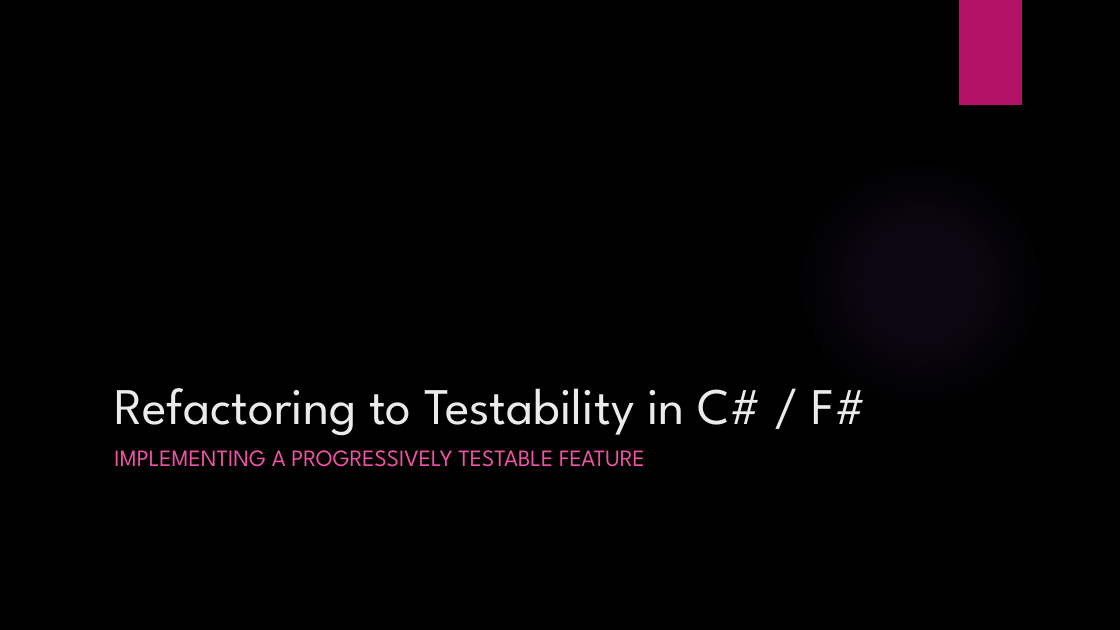
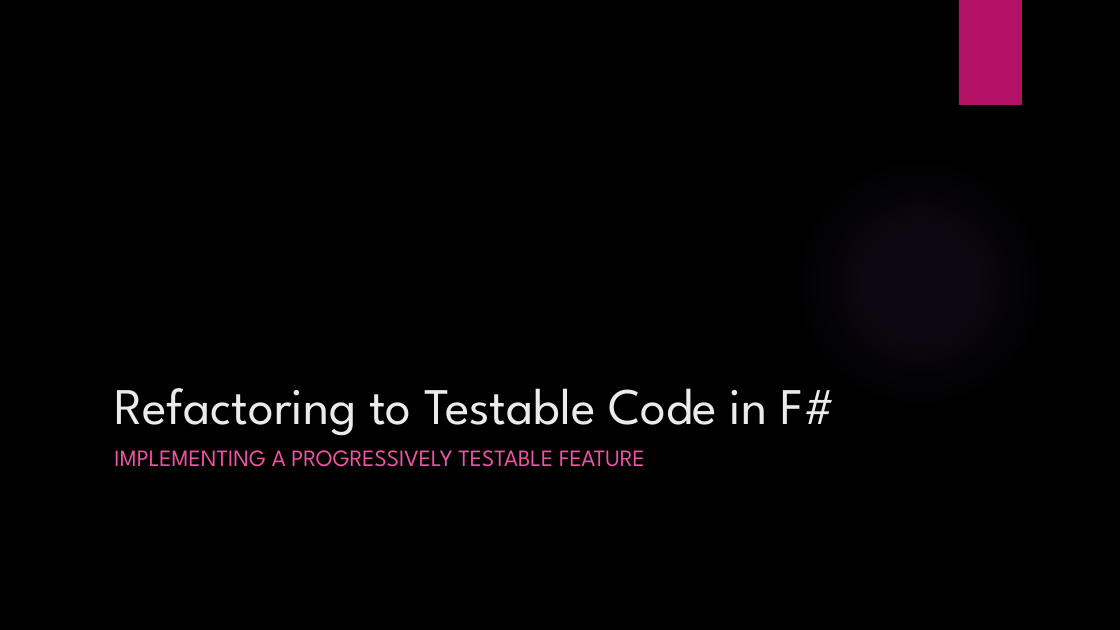
Before and after one commit to JordanMarr/TradeMinderFSharp, a slide deck: slide 1 of TradeMinder F# - C#.pptx. Drawn at 1120x630 pixels with LibreOffice and Linux fonts; fonts in the diff are those of the drawing; background and template pictures are left out. Boxes give left, top, right and bottom in pixels: in the first picture for what was removed or moved away, otherwise in the second. Text is boxed around its words. In the diff, an @@ line names an element or a change of style, - is before the commit and + after.

```diff
--- a/TradeMinder F# - C#.pptx
+++ b/TradeMinder F# - C#.pptx
@@ title at <box>114,388,835,436</box>: text changed @@
-Refactoring to Testability in C# / F#
+Refactoring to Testable Code in F#
```
Also in this commit, not shown: 6 other slides changed, 3 slides added.
